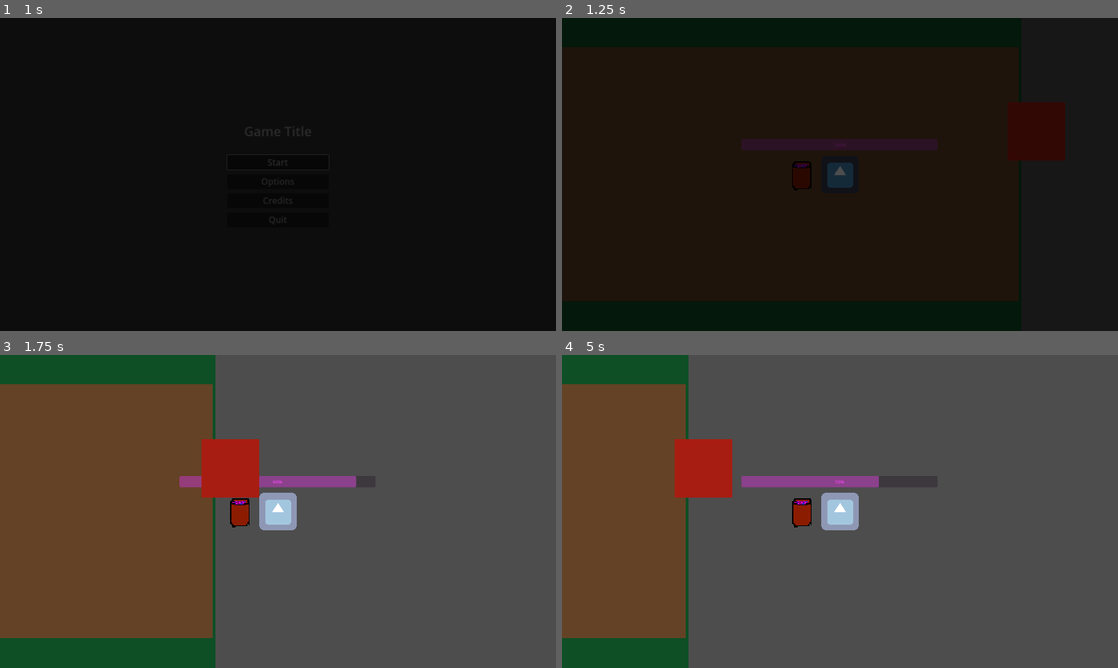
Above: before the commit, frames 1-4 (two rows, left to right).
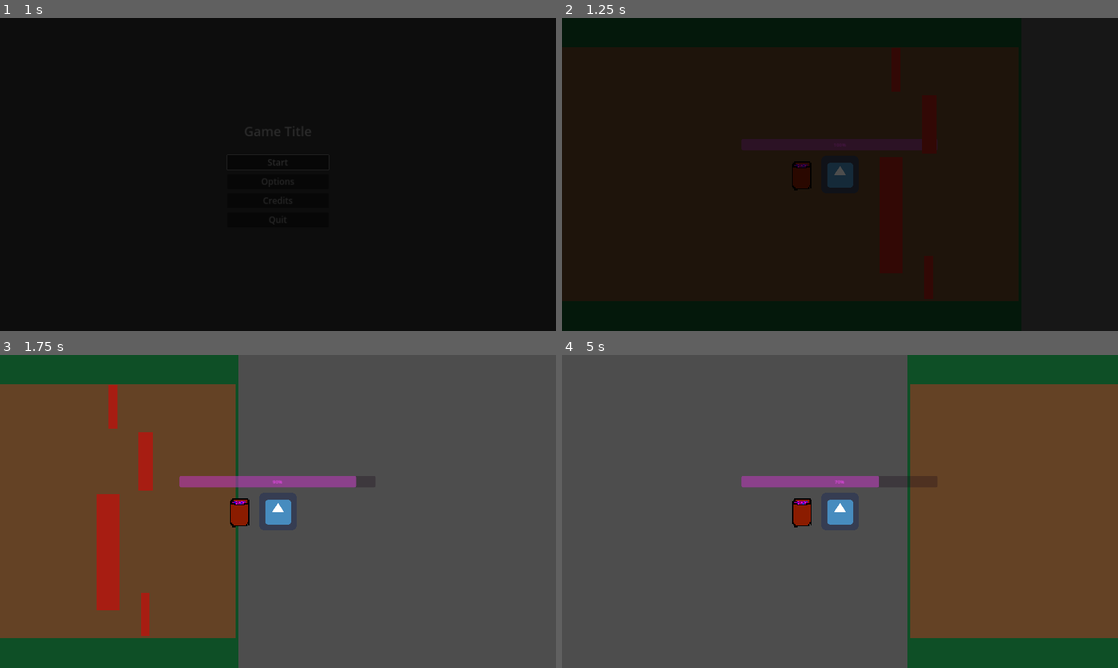
Above: after the commit, the same moments.

Repository: hsandt/ld53
Game: Godot game, scene res://scenes/main_menu_scene.tscn
Same seed, same stepped clock (60 frames per second), same inputs: the game is played once before the commit and once after it. The engine's default icon, where the game draws it, is replaced by a stand-in: a white triangle on a blue panel in a dark square.
Inputs (mouse positions are in pixels of both pictures, inside the frame that each line leads up to):
- Up to frame 1 (1 s): click "Start" at 0.5 s
- Up to frame 2 (1.25 s): no input
- Up to frame 3 (1.75 s): tap Enter (ui_accept) at 1.25, 1.52 s; move the mouse to (400, 495) at 1.27 s; hold Right (ui_right) from 1.28 s (still down); click (400, 495) at 1.42 s
- Up to frame 4 (5 s): release Right (ui_right) at 2 s; drag from (728, 527) to (812, 574) at 2.02 s; move the mouse to (895, 442) at 2.77 s; hold Right (ui_right) 2.78-3.5 s; drag from (812, 574) to (673, 464) at 3.52 s; move the mouse to (1006, 558) at 4.27 s; hold Left (ui_left) from 4.28 s (still down); tap Enter (ui_accept) at 4.52 s

Frame 1 is identical in both runs. In frame 2, 1.7% of the frame differs, in the area x 64-91%, y 26-46%; in frame 3, 8.7%; in frame 4, 63%, in the area x 0-100%, y 0-100%.

Commit message:
[Scenes] Define 3 types of obstacles as scenes inheriting obstacle, and add them to first scene

Diff:
--- a/scenes/obstacle.tscn
+++ b/prefabs/ingame/obstacle.tscn
@@ -4,6 +4,7 @@
 [ext_resource type="Texture2D" uid="uid://d0vvv3dcec8mu" path="res://sprites/white_square_1x1.png" id="2_73r3e"]
 
 [sub_resource type="RectangleShape2D" id="RectangleShape2D_48yfy"]
+resource_local_to_scene = true
 size = Vector2(200, 200)
 
 [node name="obstacle" type="Area2D"]
--- /dev/null
+++ b/prefabs/ingame/obstacle_big.tscn
@@ -0,0 +1,15 @@
+[gd_scene load_steps=3 format=3 uid="uid://clbkj8klm4my3"]
+
+[ext_resource type="PackedScene" uid="uid://frkwtmcc68xw" path="res://prefabs/ingame/obstacle.tscn" id="1_mx18n"]
+
+[sub_resource type="RectangleShape2D" id="RectangleShape2D_wsgx6"]
+resource_local_to_scene = true
+size = Vector2(80, 400)
+
+[node name="obstacle_big" instance=ExtResource("1_mx18n")]
+
+[node name="CollisionShape2D" parent="." index="0"]
+shape = SubResource("RectangleShape2D_wsgx6")
+
+[node name="Obstacle" parent="." index="1"]
+scale = Vector2(80, 400)
--- /dev/null
+++ b/prefabs/ingame/obstacle_medium.tscn
@@ -0,0 +1,15 @@
+[gd_scene load_steps=3 format=3 uid="uid://ybj4svsavf4f"]
+
+[ext_resource type="PackedScene" uid="uid://frkwtmcc68xw" path="res://prefabs/ingame/obstacle.tscn" id="1_nr6rm"]
+
+[sub_resource type="RectangleShape2D" id="RectangleShape2D_wsgx6"]
+resource_local_to_scene = true
+size = Vector2(50, 200)
+
+[node name="obstacle_medium" instance=ExtResource("1_nr6rm")]
+
+[node name="CollisionShape2D" parent="." index="0"]
+shape = SubResource("RectangleShape2D_wsgx6")
+
+[node name="Obstacle" parent="." index="1"]
+scale = Vector2(50, 200)
--- /dev/null
+++ b/prefabs/ingame/obstacle_small.tscn
@@ -0,0 +1,15 @@
+[gd_scene load_steps=3 format=3 uid="uid://b4r6q2xh20e8w"]
+
+[ext_resource type="PackedScene" uid="uid://frkwtmcc68xw" path="res://prefabs/ingame/obstacle.tscn" id="1_yat7f"]
+
+[sub_resource type="RectangleShape2D" id="RectangleShape2D_pxr24"]
+resource_local_to_scene = true
+size = Vector2(30, 150)
+
+[node name="obstacle_small" instance=ExtResource("1_yat7f")]
+
+[node name="CollisionShape2D" parent="." index="0"]
+shape = SubResource("RectangleShape2D_pxr24")
+
+[node name="Obstacle" parent="." index="1"]
+scale = Vector2(30, 150)
--- a/scenes/first_scene.tscn
+++ b/scenes/first_scene.tscn
@@ -1,11 +1,13 @@
-[gd_scene load_steps=6 format=3 uid="uid://cqo0m47fbgtp"]
+[gd_scene load_steps=8 format=3 uid="uid://ddxu5buxr3lp5"]
 
 [ext_resource type="Texture2D" uid="uid://d0vvv3dcec8mu" path="res://sprites/white_square_1x1.png" id="1_pefx0"]
-[ext_resource type="PackedScene" uid="uid://frkwtmcc68xw" path="res://scenes/obstacle.tscn" id="2_ywsfa"]
 [ext_resource type="PackedScene" uid="uid://bft0g7ppjcvde" path="res://prefabs/ingame/player_character_body_2d.tscn" id="3_82xke"]
+[ext_resource type="PackedScene" uid="uid://clbkj8klm4my3" path="res://prefabs/ingame/obstacle_big.tscn" id="3_ykc5j"]
 [ext_resource type="Shader" path="res://shaders/custom_sprite_shader.gdshader" id="4_6tp5a"]
+[ext_resource type="PackedScene" uid="uid://ybj4svsavf4f" path="res://prefabs/ingame/obstacle_medium.tscn" id="4_h1iuh"]
+[ext_resource type="PackedScene" uid="uid://b4r6q2xh20e8w" path="res://prefabs/ingame/obstacle_small.tscn" id="5_uibm3"]
 
-[sub_resource type="ShaderMaterial" id="ShaderMaterial_eeck6"]
+[sub_resource type="ShaderMaterial" id="ShaderMaterial_31cs7"]
 resource_local_to_scene = true
 shader = ExtResource("4_6tp5a")
 shader_parameter/brightness = 0.0
@@ -27,7 +29,17 @@
 scale = Vector2(1900, 874)
 texture = ExtResource("1_pefx0")
 
-[node name="obstacle" parent="Map" instance=ExtResource("2_ywsfa")]
+[node name="obstacle_big" parent="Map" instance=ExtResource("3_ykc5j")]
+position = Vector2(510, 142)
+
+[node name="obstacle_medium" parent="Map" instance=ExtResource("4_h1iuh")]
+position = Vector2(641, -172)
+
+[node name="obstacle_small" parent="Map" instance=ExtResource("5_uibm3")]
+position = Vector2(527, -360)
+
+[node name="obstacle_small2" parent="Map" instance=ExtResource("5_uibm3")]
+position = Vector2(639, 356)
 
 [node name="PlayerCharacterBody2D" parent="." instance=ExtResource("3_82xke")]
-material = SubResource("ShaderMaterial_eeck6")
+material = SubResource("ShaderMaterial_31cs7")
